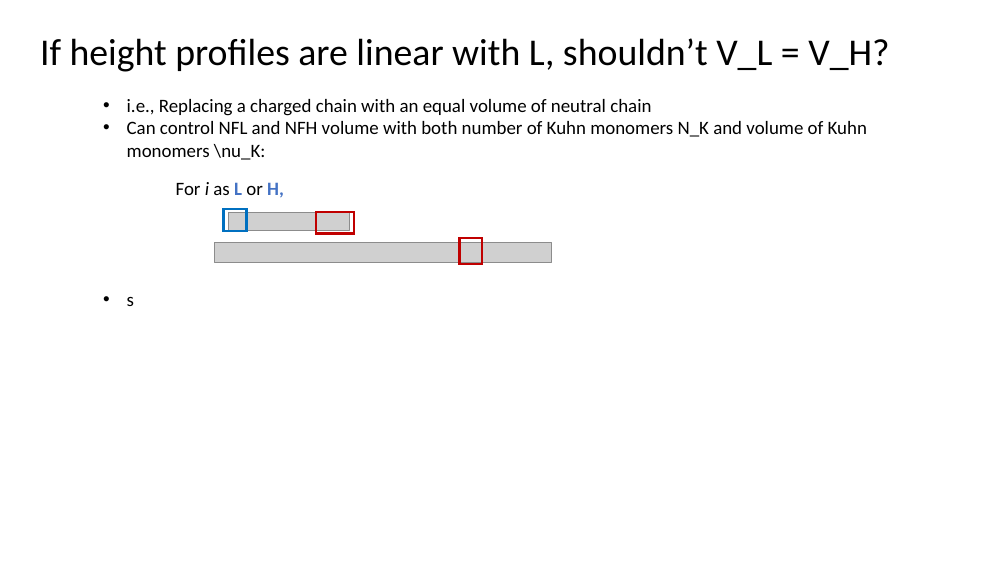
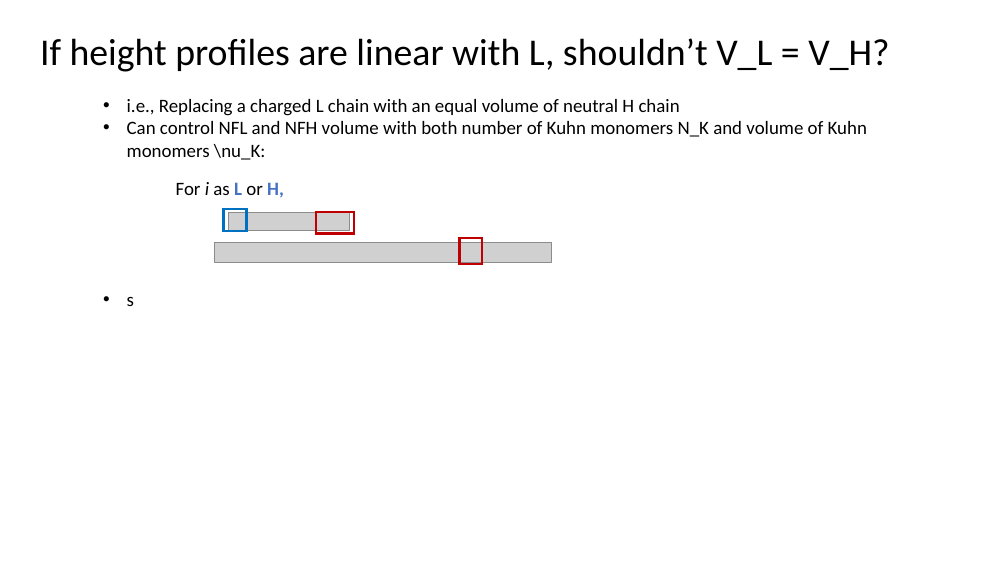
Before and after one commit to tyokokur/presentations, a slide deck: slide 4 of 20230331 EAD Update.pptx. Drawn at 1008x567 pixels with LibreOffice and Linux fonts; fonts in the diff are those of the drawing; grey boxes stand for pictures. Boxes give left, top, right and bottom in pixels: in the first picture for what was removed or moved away, otherwise in the second. Text is boxed around its words. In the diff, an @@ line names an element or a change of style, - is before the commit and + after.

```diff
--- a/20230331 EAD Update.pptx
+++ b/20230331 EAD Update.pptx
@@ text at [127,99,680,116]: text changed @@
-• i.e., Replacing a charged chain with an equal volume of neutral chain
+• i.e., Replacing a charged L chain with an equal volume of neutral H chain
```
Also in this commit, not shown: 1 other slide changed.
